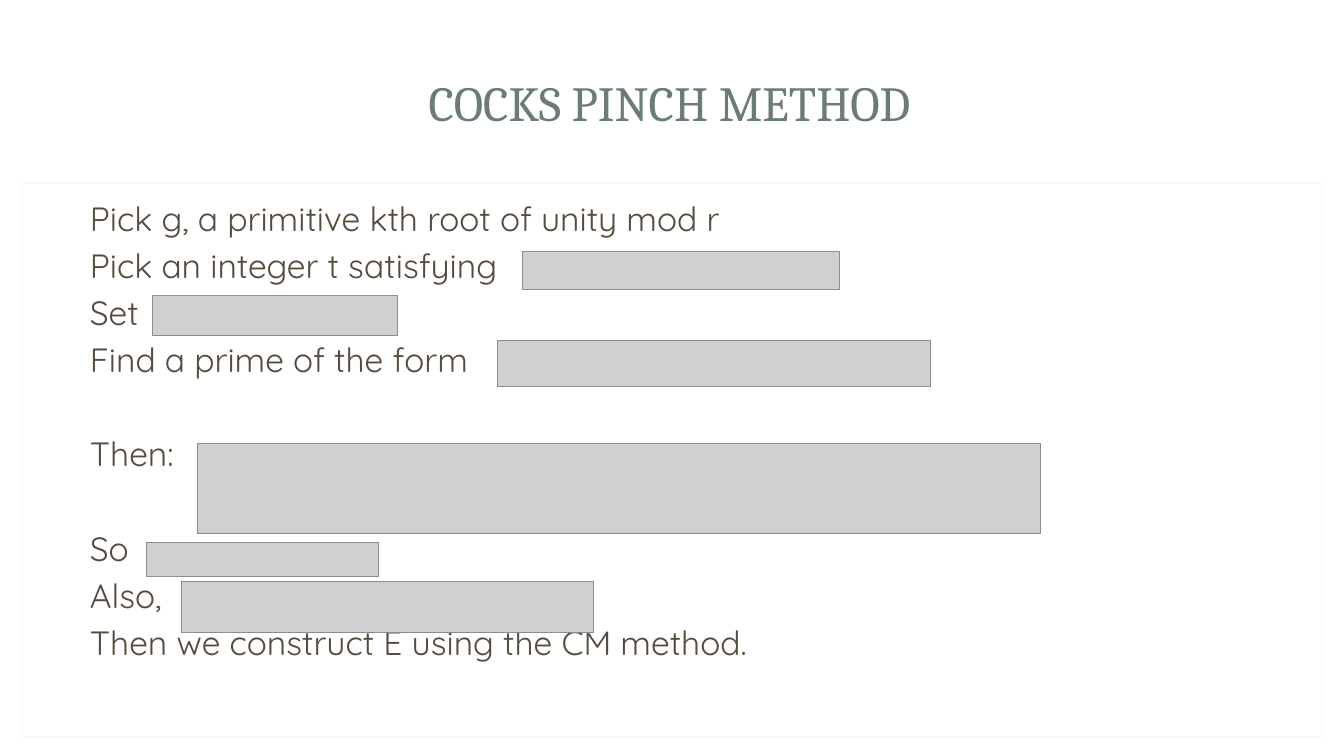
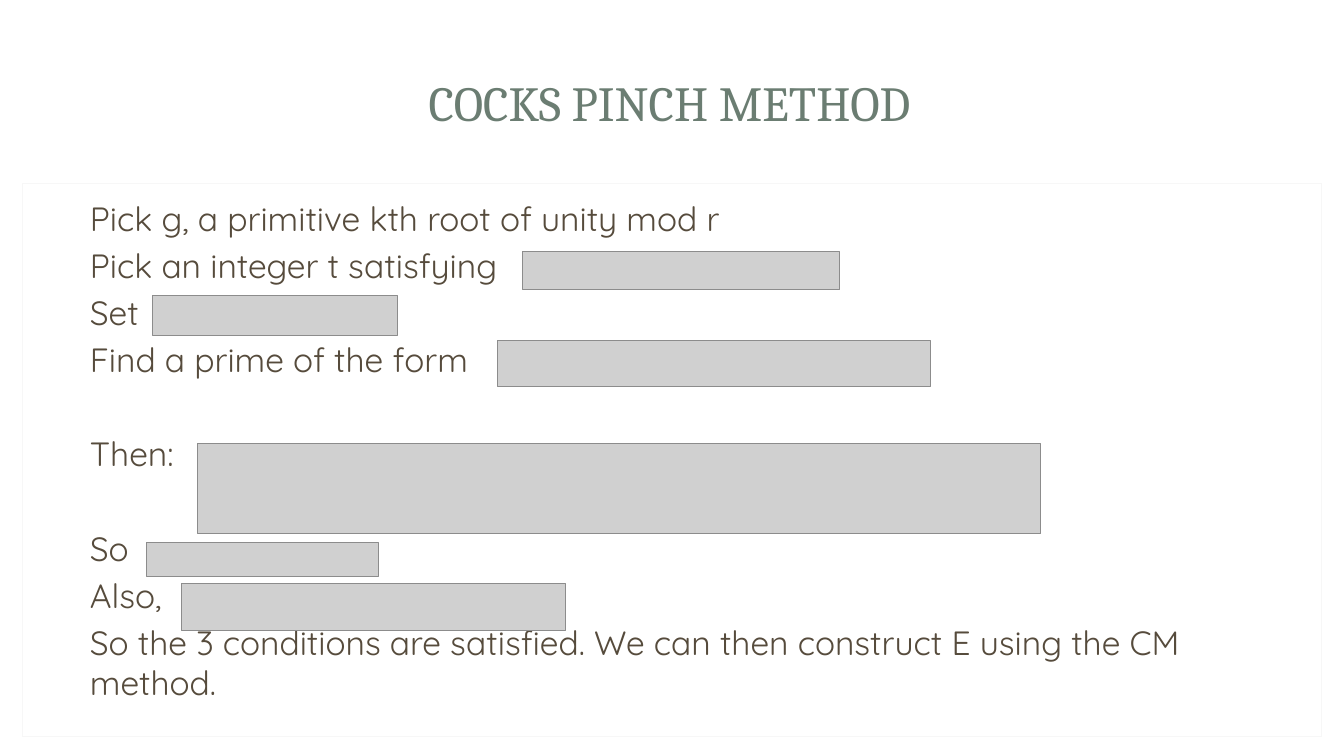
Before and after one commit to Srizzle/CS276-Project-Writeup, a slide deck: slide 14 of Presentation.ppt.pptx. Drawn at 1344x756 pixels with LibreOffice and Linux fonts; fonts in the diff are those of the drawing; grey boxes stand for pictures; background and template pictures are left out. Boxes give left, top, right and bottom in pixels: in the first picture for what was removed or moved away, otherwise in the second. Text is boxed around its words. In the diff, an @@ line names an element or a change of style, - is before the commit and + after.

```diff
--- a/Presentation.ppt.pptx
+++ b/Presentation.ppt.pptx
@@ picture: place and size @@
-picture at bbox=[181, 582, 593, 632]
+picture at bbox=[181, 584, 566, 631]
@@ text at bbox=[90, 620, 1180, 696]: text changed @@
-Then we construct E using the CM method.
+So the 3 conditions are satisfied. We can then construct E using the CM method.
```
Also in this commit, not shown: 4 other slides changed, 7 other files.
